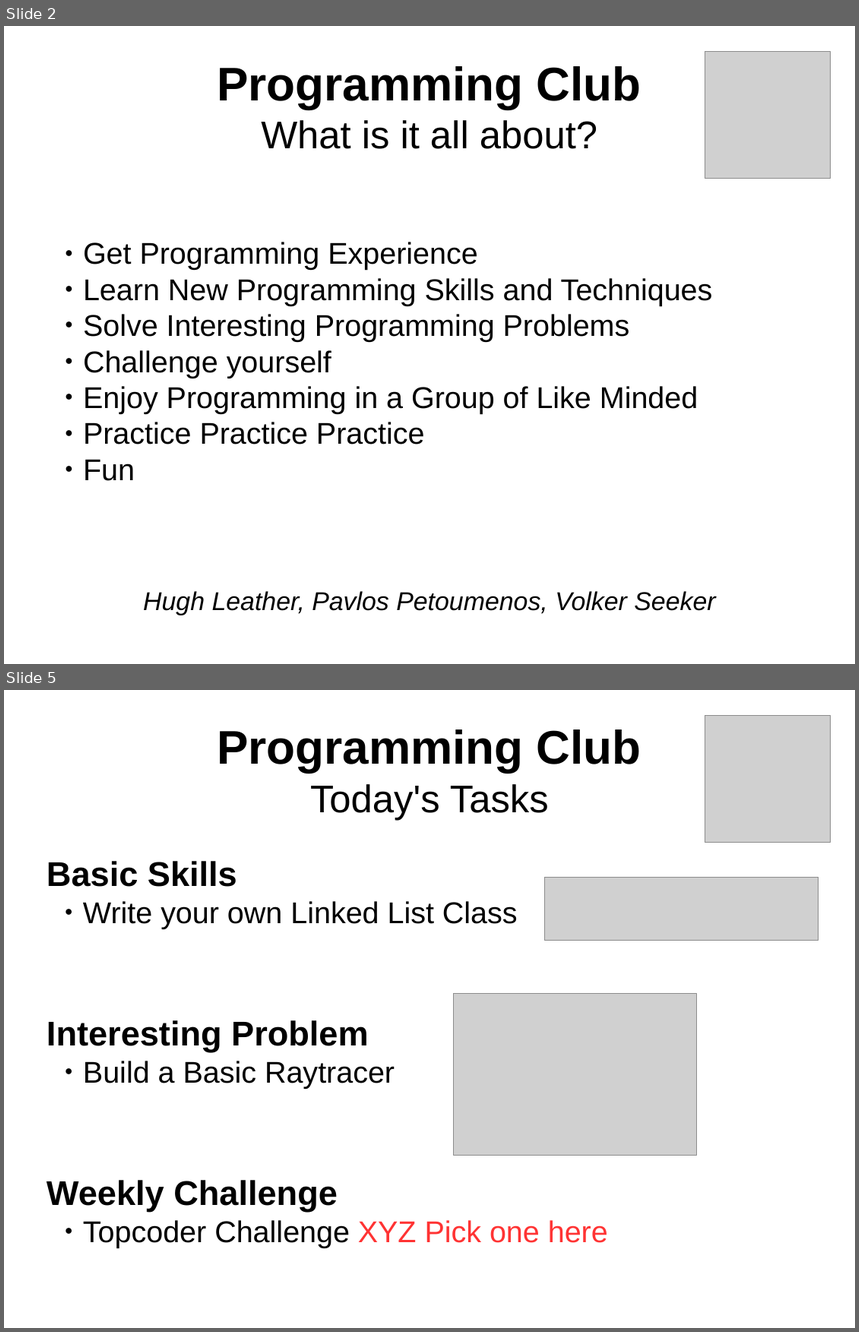
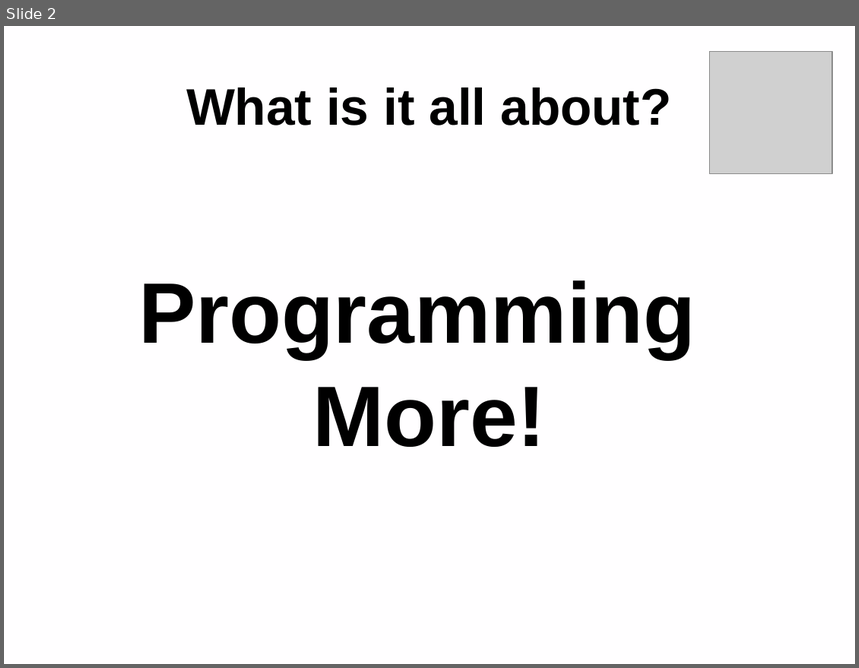
Before and after one commit to vsee/uoe_programmingclub, a slide deck: slides/session001_20160218.odp. Shown one above the other, each under a label of ours: slides 2 and 5 before the commit, slide 2 after it; the slides between them are not shown. The pictures are 859x1332 and 859x668 pixels, drawn with LibreOffice and Linux fonts; fonts in the diff are those of the drawing; grey boxes stand for pictures. Boxes give left, top, right and bottom in pixels: in the first picture for what was removed or moved away, otherwise in the second. Text is boxed around its words. In the diff, an @@ line names an element or a change of style, - is before the commit and + after.

```diff
--- a/slides/session001_20160218.odp
+++ b/slides/session001_20160218.odp
@@ slide 5 removed at (4, 690, 855, 1328), background #FFFFFF @@
@@ title removed at (217, 730, 642, 820) @@
-Programming Club
-Today's Tasks
@@ picture removed at (705, 716, 831, 842) @@
@@ subtitle removed at (47, 861, 608, 1248) @@
-Basic Skills
-  ● Write your own Linked List Class
-Interesting Problem
-  ● Build a Basic Raytracer
-Weekly Challenge
-  ● Topcoder Challenge XYZ Pick one here
@@ picture removed at (545, 877, 819, 940) @@
@@ picture removed at (455, 994, 698, 1156) @@
@@ slide 2 changed as well @@
@@ background #FFFFFF to #FFFEFF @@
@@ picture: place and size @@
-picture at (705, 52, 831, 178)
+picture at (710, 52, 833, 174)
@@ title at (186, 88, 671, 126): text changed; size 36 to 48 pt; bold on @@
-Programming Club
-What is it all about?
+What is it all about?
@@ text at (139, 281, 696, 447): text changed; size 28 to 80 pt; bold on @@
-  ● Get Programming Experience
-  ● Learn New Programming Skills and Techniques
-  ● Solve Interesting Programming Problems
-  ● Challenge yourself
-  ● Enjoy Programming in a Group of Like Minded
-  ● Practice Practice Practice
-  ● Fun
+Programming
+More!
@@ text removed at (143, 591, 715, 616) @@
-Hugh Leather, Pavlos Petoumenos, Volker Seeker
```
Also in this commit, not shown: 3 other slides changed, 4 slides added, 6 other files.
